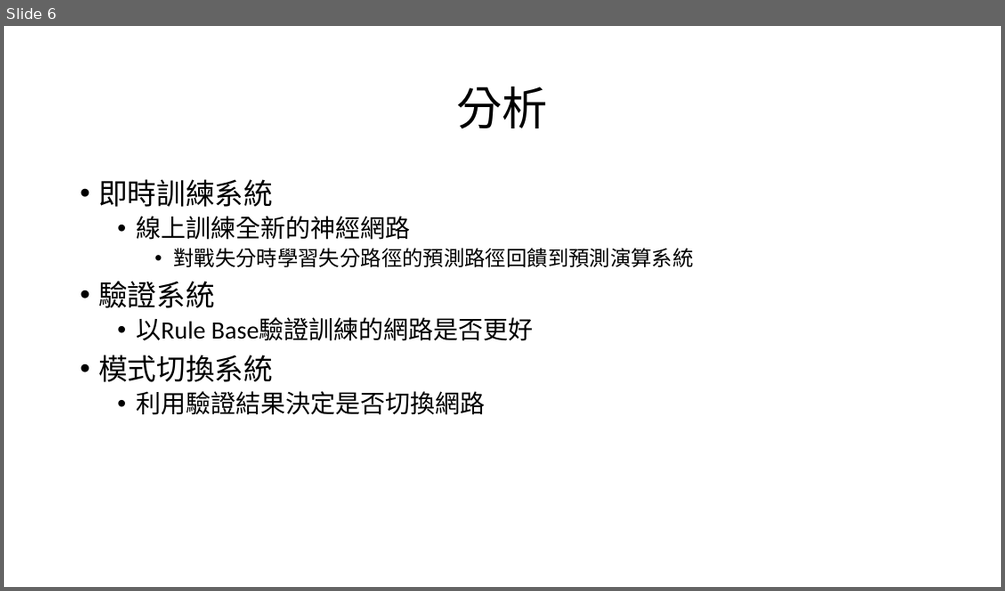
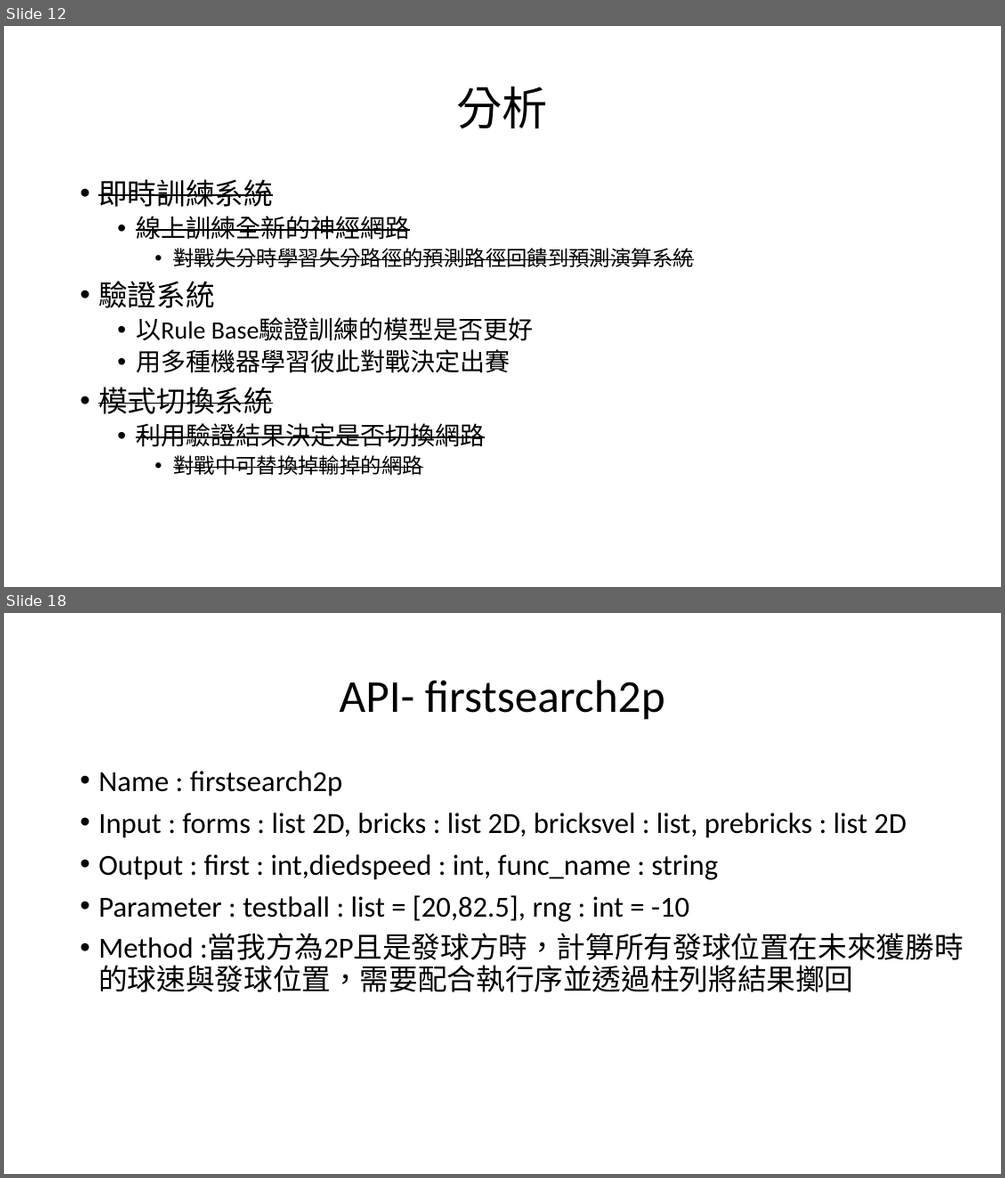
Before and after one commit to HongYu313Lin/-, a slide deck: 乒乓球規格.pptx. Shown one above the other, each under a label of ours: slide 6 before the commit, slides 12 and 18 after it; the slides between them are not shown. The pictures are 1005x591 and 1005x1178 pixels, drawn with LibreOffice and Linux fonts; fonts in the diff are those of the drawing. Boxes give left, top, right and bottom in pixels: in the first picture for what was removed or moved away, otherwise in the second. Text is boxed around its words. In the diff, an @@ line names an element or a change of style, - is before the commit and + after.

```diff
--- a/乒乓球規格.pptx
+++ b/乒乓球規格.pptx
@@ slide 18 added at (x1=4, y1=613, x2=1001, y2=1174), background #FFFFFF @@
@@ title added at (x1=340, y1=680, x2=665, y2=720), 44 pt, text #000000 @@
+API- firstsearch2p
@@ text added at (x1=98, y1=771, x2=963, y2=992), 28 pt, text #000000 @@
+• Name : firstsearch2p
+• Input : forms : list 2D, bricks : list 2D, bricksvel : list, prebricks : list 2D
+• Output : first : int,diedspeed : int, func_name : string
+• Parameter : testball : list = [20,82.5], rng : int = -10
+• Method :當我方為2P且是發球方時，計算所有發球位置在未來獲勝時的球速與發球位置，需要配合執行序並透過柱列將結果擲回
@@ what was slide 6 is now slide 12 @@
@@ slide 12 changed as well @@
@@ text at (x1=98, y1=179, x2=693, y2=447): strikethrough on in "即時訓練系統", "線上訓練全新的神經網路", "對戰失分時學習失分路徑的預測路徑回饋到預測演算系統", "模式切換系統" and 1 more places @@
@@ text at (x1=136, y1=318, x2=534, y2=373): text changed @@
-  • 以Rule Base驗證訓練的網路是否更好
+  • 以Rule Base驗證訓練的模型是否更好
+  • 用多種機器學習彼此對戰決定出賽
@@ text at (x1=173, y1=455, x2=423, y2=475): paragraph added @@
+    • 對戰中可替換掉輸掉的網路
```
Also in this commit, not shown: 5 other slides changed, 27 other slides added, 22 other files.
